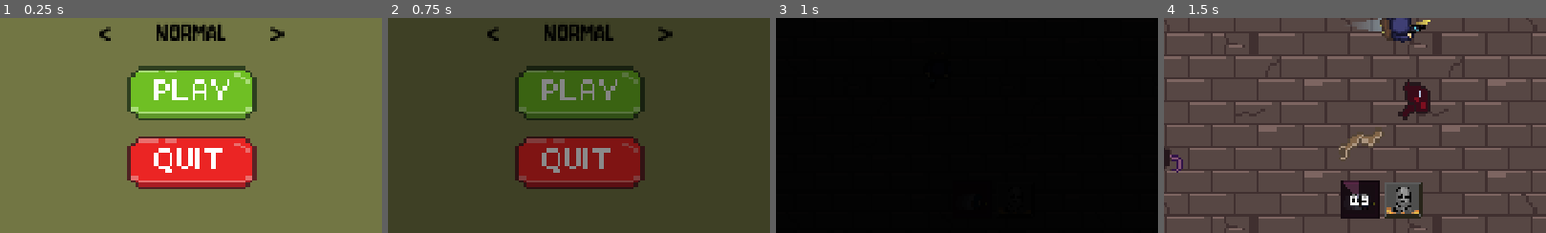
Above: before the commit, frames 1-4 (left to right).
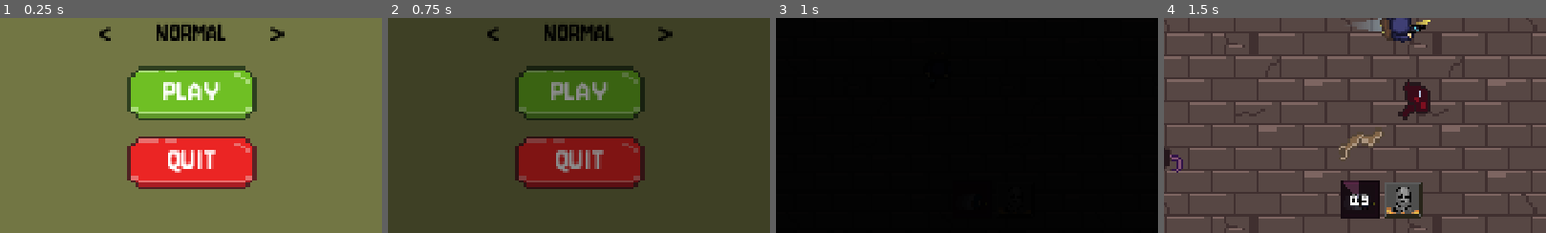
Above: after the commit, the same moments.

Repository: parkinsoonn/Freak_Survivor
Game: Godot game, scene res://scenes/main_menu.tscn
Same seed, same stepped clock (60 frames per second), same inputs: the game is played once before the commit and once after it.
Inputs (mouse positions are % of the whole screen's width and height, from its top left):
- Up to frame 1 (0.25 s): no input
- Up to frame 2 (0.75 s): click (50, 67) at 0.5 s
- Up to frame 3 (1 s): no input
- Up to frame 4 (1.5 s): move the mouse to (72, 45) at 1.27 s; hold D (move_right) from 1.28 s (still down); tap Shift (dash) at 1.35 s; click (72, 45) at 1.42 s
The pictures show only the part of the screen within x 25-75%, y 50-100%; the shares and areas given below are measured in that part.

The runs differ from the first frame. In frame 1, 2.3% of the frame differs, in the area x 40-60%, y 28-72%; in frame 2, 2.2%; in frame 3, nothing differs; in frame 4, nothing differs.

Commit message:
Translate wave text, buttons and panel titles (TR: DALGA, OYNA, DEVAM...)

Diff:
--- a/assets/translations/strings.csv
+++ b/assets/translations/strings.csv
@@ -1,7 +1,15 @@
 keys,tr,en
+DALGA %d,DALGA %d,WAVE %d
+OYNA,OYNA,PLAY
+ÇIKIŞ,ÇIKIŞ,QUIT
+DEVAM,DEVAM,RESUME
+MENÜ,MENÜ,MENU
+TEKRAR DENE,TEKRAR DENE,TRY AGAIN
+OYUN DURDU,OYUN DURDU,GAME PAUSED
+ÖLDÜN,ÖLDÜN,YOU DIED
 SKOR: %d,SKOR: %d,SCORE: %d
 MARKET,MARKET,SHOP
-SONRAKİ WAVE,SONRAKİ WAVE,NEXT WAVE
+SONRAKİ WAVE,SONRAKİ DALGA,NEXT WAVE
 KOLAY,KOLAY,EASY
 NORMAL,NORMAL,NORMAL
 ZOR,ZOR,HARD
--- a/scenes/game.tscn
+++ b/scenes/game.tscn
@@ -36,14 +36,12 @@
 [ext_resource type="Texture2D" uid="uid://ds2fpnj0ooh7k" path="res://assets/sprites/map/zemin_ucube.png" id="t_ground"]
 [ext_resource type="Texture2D" uid="uid://dwqd8gug0ai4n" path="res://assets/sprites/healthBar.png" id="t_health"]
 [ext_resource type="Texture2D" uid="uid://cq668c0va2x6i" path="res://assets/sprites/ui/market_panel_sheet_x4.png" id="t_market_panel"]
-[ext_resource type="Texture2D" uid="uid://gen3wle3ih5p" path="res://assets/sprites/MENU_RESUME.png" id="t_menu_resume"]
+[ext_resource type="Texture2D" path="res://assets/sprites/ui/MENU_RESUME_blank.png" id="t_menu_resume"]
 [ext_resource type="Texture2D" uid="uid://dw51gu41xv65m" path="res://assets/sprites/ui/next_wave_button_sheet.png" id="t_next_wave"]
 [ext_resource type="Texture2D" uid="uid://c3nyjpkpj755l" path="res://assets/sprites/atom_bomba.png" id="t_nuke"]
-[ext_resource type="Texture2D" uid="uid://b8c02j4mm756x" path="res://assets/sprites/GAME_PAUSED_YAZI.png" id="t_paused"]
 [ext_resource type="Texture2D" uid="uid://dwts7mtultequ" path="res://assets/sprites/asker.png" id="t_player"]
 [ext_resource type="Texture2D" uid="uid://cubkqyp3o7bui" path="res://assets/sprites/hoparlor.png" id="t_speaker"]
-[ext_resource type="Texture2D" uid="uid://du7d65pxt5u6v" path="res://assets/sprites/TRY_AGAIN.png" id="t_try_again"]
-[ext_resource type="Texture2D" uid="uid://cta7cayvcko8e" path="res://assets/sprites/YOU_DIED_YAZI.png" id="t_you_died"]
+[ext_resource type="Texture2D" path="res://assets/sprites/ui/TRY_AGAIN_blank.png" id="t_try_again"]
 
 [sub_resource type="RectangleShape2D" id="player_shape"]
 size = Vector2(54.17, 68.04)
@@ -454,18 +452,23 @@
 anchor_bottom = 1.0
 color = Color(0, 0, 0, 0.98039216)
 
-[node name="GamePaused" type="TextureRect" parent="UI/PausePanel" unique_id=903690414]
-layout_mode = 0
-anchor_left = 0.5
-anchor_top = 0.5
-anchor_right = 0.5
-anchor_bottom = 0.5
-offset_left = -261.96
+[node name="GamePaused" type="Label" parent="UI/PausePanel" unique_id=903690414]
+layout_mode = 0
+anchor_left = 0.5
+anchor_top = 0.5
+anchor_right = 0.5
+anchor_bottom = 0.5
+offset_left = -600.0
 offset_top = -395.32
-offset_right = 259.82
+offset_right = 600.0
 offset_bottom = -139.12
-texture = ExtResource("t_paused")
-expand_mode = 1
+theme_override_colors/font_shadow_color = Color(0.17, 0.17, 0.17, 1)
+theme_override_constants/shadow_offset_x = 8
+theme_override_constants/shadow_offset_y = 8
+theme_override_font_sizes/font_size = 170
+text = "OYUN DURDU"
+horizontal_alignment = 1
+vertical_alignment = 1
 
 [node name="ResumeButton" type="TextureButton" parent="UI/PausePanel" unique_id=1324286600]
 layout_mode = 0
@@ -482,6 +485,17 @@
 stretch_mode = 0
 script = ExtResource("s_tint")
 
+[node name="Label" type="Label" parent="UI/PausePanel/ResumeButton"]
+layout_mode = 1
+anchors_preset = 15
+anchor_right = 1.0
+anchor_bottom = 1.0
+offset_bottom = -12
+theme_override_font_sizes/font_size = 84
+text = "DEVAM"
+horizontal_alignment = 1
+vertical_alignment = 1
+
 [node name="MainMenuButton" type="TextureButton" parent="UI/PausePanel" unique_id=167085496]
 layout_mode = 0
 anchor_left = 0.5
@@ -496,6 +510,17 @@
 ignore_texture_size = true
 stretch_mode = 0
 script = ExtResource("s_tint")
+
+[node name="Label" type="Label" parent="UI/PausePanel/MainMenuButton"]
+layout_mode = 1
+anchors_preset = 15
+anchor_right = 1.0
+anchor_bottom = 1.0
+offset_bottom = -12
+theme_override_font_sizes/font_size = 84
+text = "MENÜ"
+horizontal_alignment = 1
+vertical_alignment = 1
 
 [node name="PauseVolumeIcon" type="TextureRect" parent="UI/PausePanel" unique_id=1599897390]
 layout_mode = 0
@@ -535,17 +560,22 @@
 anchor_bottom = 1.0
 color = Color(0, 0, 0, 1)
 
-[node name="YouDied" type="TextureRect" parent="UI/GameOverPanel" unique_id=1349933848]
-layout_mode = 0
-anchor_left = 0.5
-anchor_top = 0.5
-anchor_right = 0.5
-anchor_bottom = 0.5
-offset_left = -322.4
+[node name="YouDied" type="Label" parent="UI/GameOverPanel" unique_id=1349933848]
+layout_mode = 0
+anchor_left = 0.5
+anchor_top = 0.5
+anchor_right = 0.5
+anchor_bottom = 0.5
+offset_left = -600.0
 offset_top = -371.52
-offset_right = 327.29
-texture = ExtResource("t_you_died")
-expand_mode = 1
+offset_right = 600.0
+theme_override_colors/font_shadow_color = Color(0.17, 0.17, 0.17, 1)
+theme_override_constants/shadow_offset_x = 10
+theme_override_constants/shadow_offset_y = 10
+theme_override_font_sizes/font_size = 220
+text = "ÖLDÜN"
+horizontal_alignment = 1
+vertical_alignment = 1
 
 [node name="WaveReached" type="Label" parent="UI/GameOverPanel" unique_id=105751344]
 layout_mode = 0
@@ -577,6 +607,17 @@
 stretch_mode = 0
 script = ExtResource("s_tint")
 
+[node name="Label" type="Label" parent="UI/GameOverPanel/TryAgainButton"]
+layout_mode = 1
+anchors_preset = 15
+anchor_right = 1.0
+anchor_bottom = 1.0
+offset_bottom = -10
+theme_override_font_sizes/font_size = 64
+text = "TEKRAR DENE"
+horizontal_alignment = 1
+vertical_alignment = 1
+
 [node name="MainMenuButton" type="TextureButton" parent="UI/GameOverPanel" unique_id=482858773]
 layout_mode = 0
 anchor_left = 0.5
@@ -592,6 +633,17 @@
 stretch_mode = 0
 script = ExtResource("s_tint")
 
+[node name="Label" type="Label" parent="UI/GameOverPanel/MainMenuButton"]
+layout_mode = 1
+anchors_preset = 15
+anchor_right = 1.0
+anchor_bottom = 1.0
+offset_bottom = -12
+theme_override_font_sizes/font_size = 80
+text = "MENÜ"
+horizontal_alignment = 1
+vertical_alignment = 1
+
 [node name="ShopPanel" type="ColorRect" parent="UI" unique_id=1209195372 node_paths=PackedStringArray("columns", "gold_text", "next_wave_button")]
 visible = false
 anchors_preset = 15
--- a/scenes/main_menu.tscn
+++ b/scenes/main_menu.tscn
@@ -4,7 +4,7 @@
 [ext_resource type="Script" uid="uid://dxrvpijyyr1e3" path="res://scripts/main_menu_controller.gd" id="s_menu"]
 [ext_resource type="Script" uid="uid://bht0umigatto2" path="res://scripts/tint_button.gd" id="s_tint"]
 [ext_resource type="Texture2D" uid="uid://bw4o6ladgf7q6" path="res://assets/sprites/logo.png" id="t_logo"]
-[ext_resource type="Texture2D" uid="uid://dpmerlfms6fbt" path="res://assets/sprites/QUIT_PLAY.png" id="t_quit_play"]
+[ext_resource type="Texture2D" path="res://assets/sprites/ui/QUIT_PLAY_blank.png" id="t_quit_play"]
 [ext_resource type="Texture2D" uid="uid://cubkqyp3o7bui" path="res://assets/sprites/hoparlor.png" id="t_speaker"]
 
 [sub_resource type="StyleBoxFlat" id="menu_panel"]
@@ -183,6 +183,17 @@
 stretch_mode = 0
 script = ExtResource("s_tint")
 
+[node name="Label" type="Label" parent="UI/Canvas/PlayButton"]
+layout_mode = 1
+anchors_preset = 15
+anchor_right = 1.0
+anchor_bottom = 1.0
+offset_bottom = -5
+theme_override_font_sizes/font_size = 36
+text = "OYNA"
+horizontal_alignment = 1
+vertical_alignment = 1
+
 [node name="QuitButton" type="TextureButton" parent="UI/Canvas" unique_id=583334500]
 layout_mode = 0
 offset_left = -68.71
@@ -193,6 +204,17 @@
 ignore_texture_size = true
 stretch_mode = 0
 script = ExtResource("s_tint")
+
+[node name="Label" type="Label" parent="UI/Canvas/QuitButton"]
+layout_mode = 1
+anchors_preset = 15
+anchor_right = 1.0
+anchor_bottom = 1.0
+offset_bottom = -5
+theme_override_font_sizes/font_size = 36
+text = "ÇIKIŞ"
+horizontal_alignment = 1
+vertical_alignment = 1
 
 [node name="SpeakerButton" type="TextureButton" parent="UI/Canvas" unique_id=574917705]
 layout_mode = 0
--- a/scripts/game_manager.gd
+++ b/scripts/game_manager.gd
@@ -149,7 +149,7 @@
 
 	_is_game_over = true
 	if game_over_panel: game_over_panel.visible = true
-	if game_over_wave_text: game_over_wave_text.text = "WAVE %d" % _wave_manager.wave
+	if game_over_wave_text: game_over_wave_text.text = tr("DALGA %d") % _wave_manager.wave
 
 	# Oyun bittiğinde HUD'u gizle
 	set_hud_visibility(false)
--- a/scripts/wave_manager.gd
+++ b/scripts/wave_manager.gd
@@ -60,7 +60,7 @@
 
 # "WAVE N" soldan kayarak girer, ~1 sn bekler, sağa çıkar
 func _play_banner() -> void:
-	banner_text.text = "WAVE %d" % wave
+	banner_text.text = tr("DALGA %d") % wave
 	var width := banner.get_viewport_rect().size.x
 	banner.position.x = -banner.size.x
 	banner.visible = true
@@ -120,4 +120,4 @@
 func _update_wave_text() -> void:
 	if wave_text:
 		var seconds := ceili(time_left)
-		wave_text.text = "WAVE %d  %d:%02d" % [wave, floori(seconds / 60.0), seconds % 60]
+		wave_text.text = (tr("DALGA %d") % wave) + "  %d:%02d" % [floori(seconds / 60.0), seconds % 60]
Binary file removed: assets/sprites/GAME_PAUSED_YAZI.png
Binary file removed: assets/sprites/YOU_DIED_YAZI.png
Binary file added: assets/sprites/ui/MENU_RESUME_blank.png
Not shown, changed: assets/sprites/ui/MENU_RESUME_blank.png.import
Binary file added: assets/sprites/ui/QUIT_PLAY_blank.png
Not shown, changed: assets/sprites/ui/QUIT_PLAY_blank.png.import
Binary file added: assets/sprites/ui/TRY_AGAIN_blank.png
Not shown, added: assets/sprites/ui/TRY_AGAIN_blank.png.import
Binary file changed: assets/translations/strings.en.translation
Binary file changed: assets/translations/strings.tr.translation
Not shown, added: assets/sprites/ui/text_free_buttons.lua
